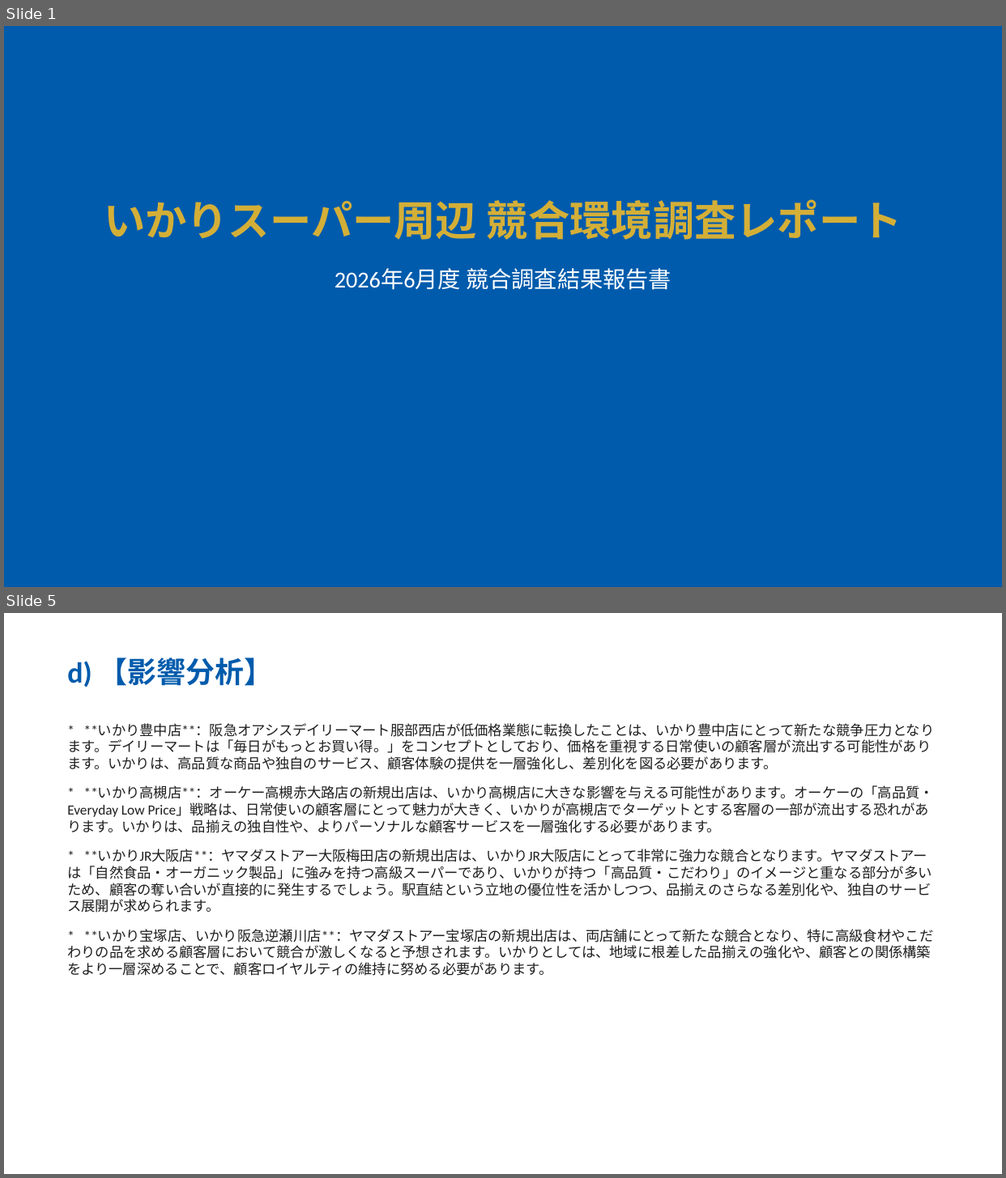
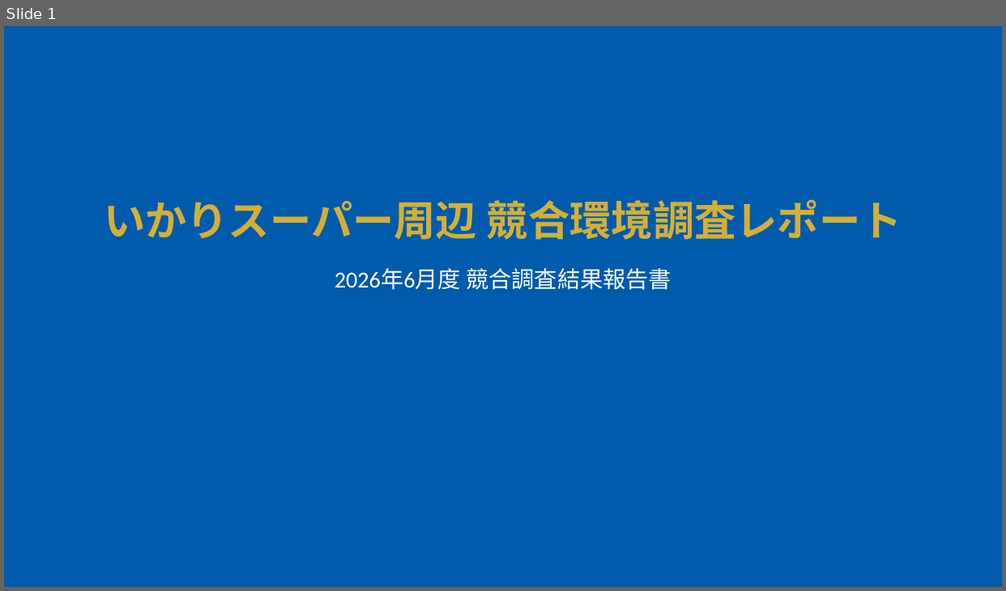
Before and after one commit to yutatbgt-bit/Competitive-research, a slide deck: report/2026_07_17_competitive_report_within_2km.pptx. Shown one above the other, each under a label of ours: slides 1 and 5 before the commit, slide 1 after it; the slides between them are not shown. The pictures are 1006x1178 and 1006x591 pixels, drawn with LibreOffice and Linux fonts; fonts in the diff are those of the drawing. Boxes give left, top, right and bottom in pixels: in the first picture for what was removed or moved away, otherwise in the second. Text is boxed around its words. In the diff, an @@ line names an element or a change of style, - is before the commit and + after.

```diff
--- a/report/2026_07_17_competitive_report_within_2km.pptx
+++ b/report/2026_07_17_competitive_report_within_2km.pptx
@@ slide 5 removed at <box>4,613,1002,1174</box>, background #FFFFFF @@
@@ text removed at <box>67,658,273,688</box> @@
-d) 【影響分析】
@@ text removed at <box>67,724,935,976</box> @@
-* **いかり豊中店**：阪急オアシスデイリーマート服部西店が低価格業態に転換したことは、いかり豊中店にとって新たな競争圧力となります。デイリーマートは「毎日がもっとお買い得。」をコンセプトとしており、価格を重視する日常使いの顧客層が流出する可能性があります。いかりは、高品質な商品や独自のサービス、顧客体験の提供を一層強化し、差別化を図る必要があります。
-* **いかり高槻店**：オーケー高槻赤大路店の新規出店は、いかり高槻店に大きな影響を与える可能性があります。オーケーの「高品質・Everyday Low Price」戦略は、日常使いの顧客層にとって魅力が大きく、いかりが高槻店でターゲットとする客層の一部が流出する恐れがあります。いかりは、品揃えの独自性や、よりパーソナルな顧客サービスを一層強化する必要があります。
-* **いかりJR大阪店**：ヤマダストアー大阪梅田店の新規出店は、いかりJR大阪店にとって非常に強力な競合となります。ヤマダストアーは「自然食品・オーガニック製品」に強みを持つ高級スーパーであり、いかりが持つ「高品質・こだわり」のイメージと重なる部分が多いため、顧客の奪い合いが直接的に発生するでしょう。駅直結という立地の優位性を活かしつつ、品揃えのさらなる差別化や、独自のサービス展開が求められます。
-* **いかり宝塚店、いかり阪急逆瀬川店**：ヤマダストアー宝塚店の新規出店は、両店舗にとって新たな競合となり、特に高級食材やこだわりの品を求める顧客層において競合が激しくなると予想されます。いかりとしては、地域に根差した品揃えの強化や、顧客との関係構築をより一層深めることで、顧客ロイヤルティの維持に努める必要があります。
```
Also in this commit, not shown: 1 slide added, 5 other slides removed, 47 other files.
